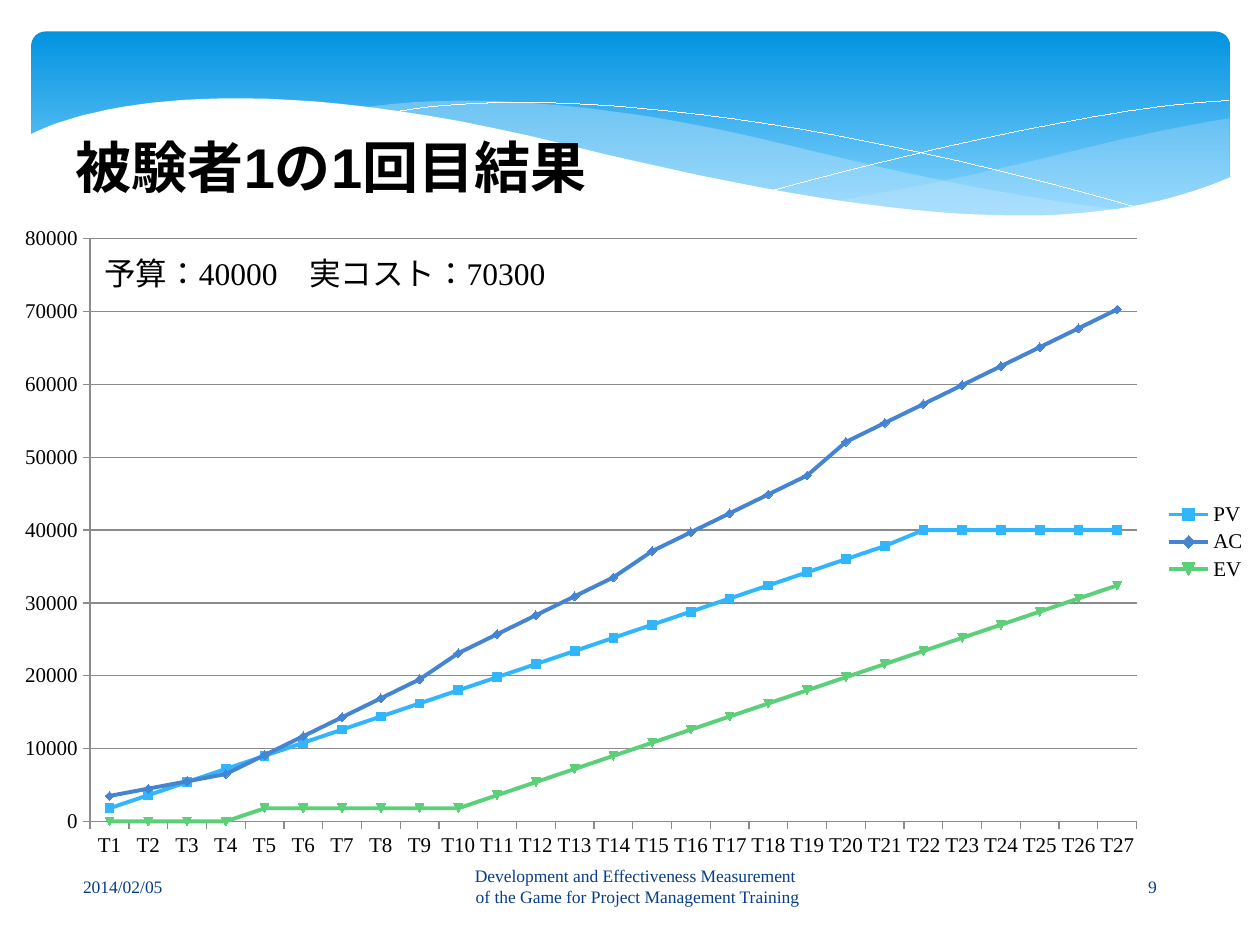
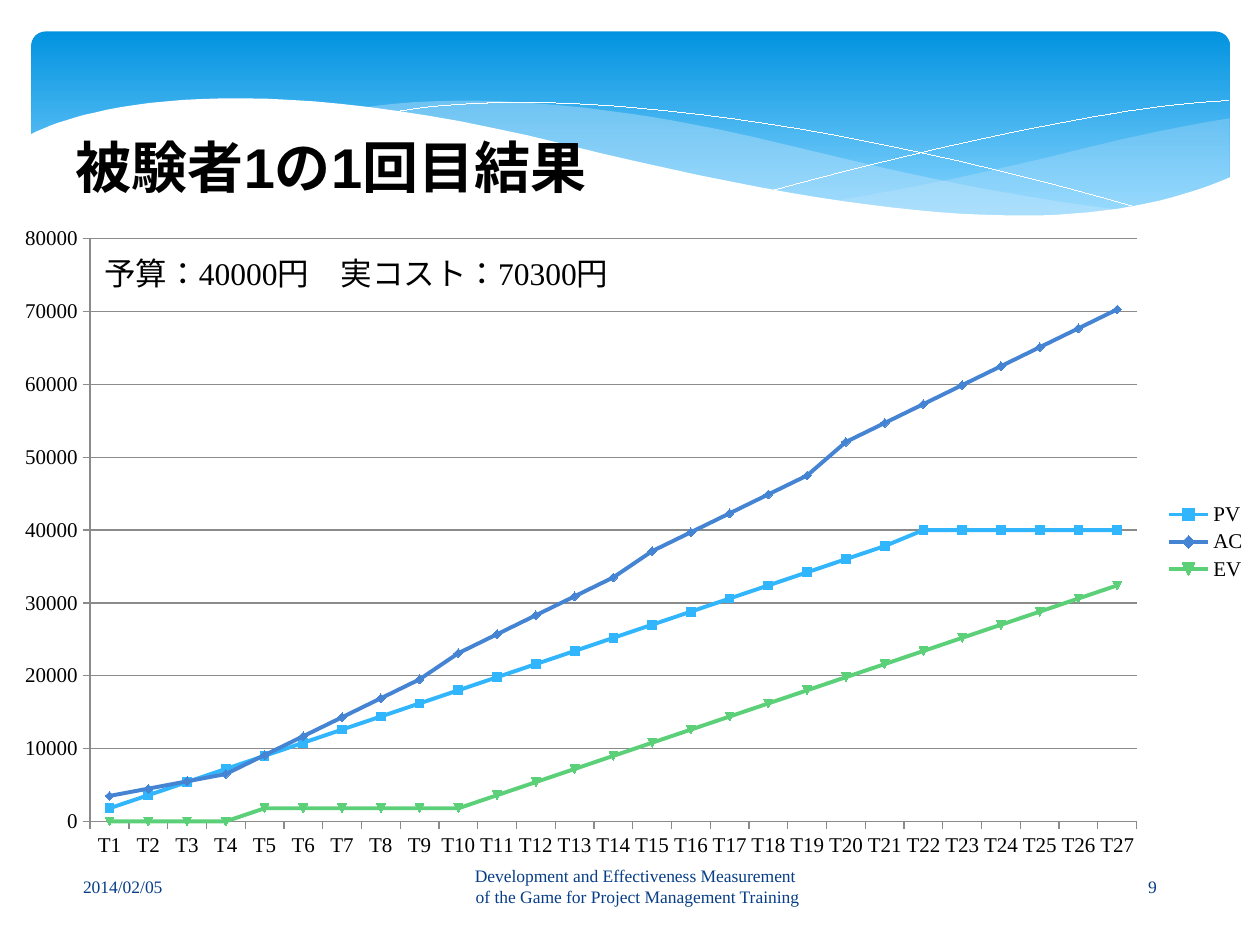
Before and after one commit to keimatsui/kadai, a slide deck: slide 9 of 卒業論文/2012/HTET MYET MUN WIN/卒論発表プレゼン.pptx. Drawn at 1260x945 pixels with LibreOffice and Linux fonts; fonts in the diff are those of the drawing. Boxes give left, top, right and bottom in pixels: in the first picture for what was removed or moved away, otherwise in the second. Text is boxed around its words. In the diff, an @@ line names an element or a change of style, - is before the commit and + after.

```diff
--- a/卒業論文/2012/HTET MYET MUN WIN/卒論発表プレゼン.pptx
+++ b/卒業論文/2012/HTET MYET MUN WIN/卒論発表プレゼン.pptx
@@ text at (104, 258, 609, 288): text changed @@
-予算：40000 実コスト：70300
+予算：40000円 実コスト：70300円
```
Also in this commit, not shown: 3 other slides changed.
